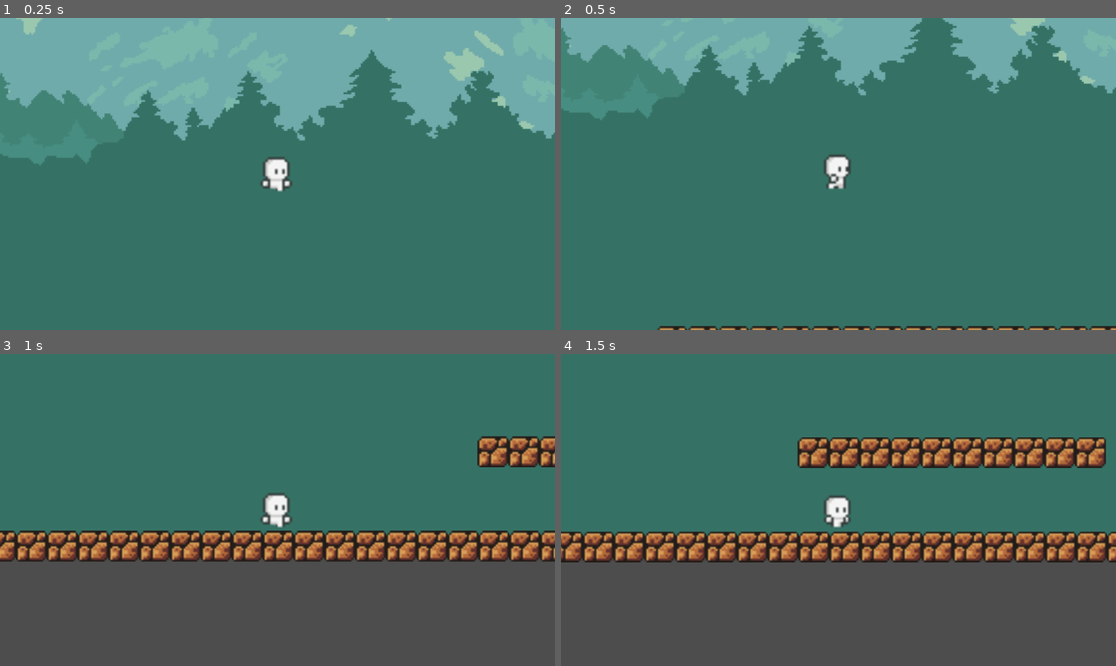
Above: before the commit, frames 1-4 (two rows, left to right).
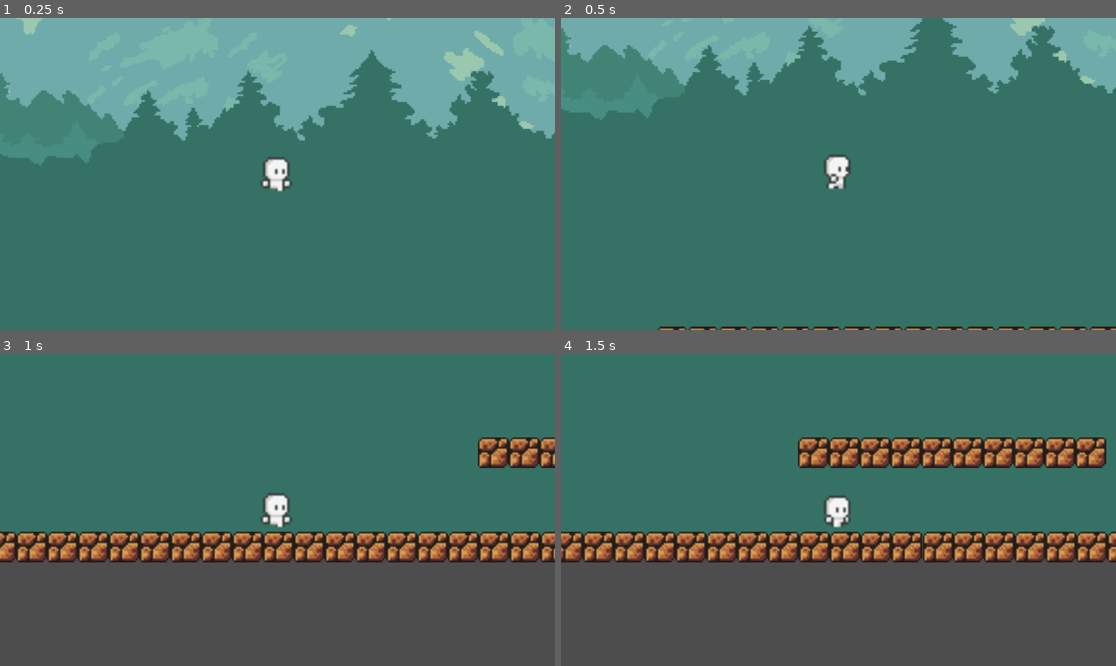
Above: after the commit, the same moments.

Repository: RKLGameDev/RKLGameDev
Game: Godot game, scene res://world.tscn
Same seed, same stepped clock (60 frames per second), same inputs: the game is played once before the commit and once after it.
Inputs:
- Up to frame 1 (0.25 s): no input
- Up to frame 2 (0.5 s): no input
- Up to frame 3 (1 s): tap Enter (ui_accept) at 0.5, 0.77 s; hold Right (ui_right) from 0.53 s (still down)
- Up to frame 4 (1.5 s): keep holding Right (ui_right)

Frame 1 is identical in both runs. In frame 2, 0.4% of the frame differs, in the area x 17-100%, y 98-100%; in frame 3, 2.2%, in the area x 0-100%, y 26-67%; in frame 4, 0.1%.

Commit message:
Little Player Edits(round collision)

Diff:
--- a/firstplatformer/Player.tscn
+++ b/firstplatformer/Player.tscn
@@ -1,9 +1,13 @@
-[gd_scene load_steps=28 format=3 uid="uid://cvo2xi4lyubqb"]
+[gd_scene load_steps=29 format=3 uid="uid://cvo2xi4lyubqb"]
 
 [ext_resource type="Script" uid="uid://doheoxlliff3a" path="res://player.gd" id="1_xhfnw"]
 [ext_resource type="Texture2D" uid="uid://dkxiy71awq2nh" path="res://Assets/Character/Movement/run.png" id="3_kne1u"]
 [ext_resource type="Texture2D" uid="uid://d355g8koa30wu" path="res://Assets/Character/Movement/jump.png" id="4_cxr5p"]
 [ext_resource type="Texture2D" uid="uid://cayxfkl6rvlwh" path="res://Assets/Character/Movement/walk.png" id="4_e80uo"]
+
+[sub_resource type="CapsuleShape2D" id="CapsuleShape2D_e80uo"]
+radius = 29.0
+height = 74.0
 
 [sub_resource type="AtlasTexture" id="AtlasTexture_itxgx"]
 atlas = ExtResource("4_cxr5p")
@@ -184,18 +188,18 @@
 physics_interpolation_mode = 1
 collision_layer = 255
 collision_mask = 255
-floor_max_angle = 1.5708
+floor_max_angle = 1.31947
 floor_snap_length = 0.0
 platform_wall_layers = 255
 safe_margin = 5.0
 script = ExtResource("1_xhfnw")
 metadata/_edit_lock_ = true
 
-[node name="CollisionPolygon2D" type="CollisionPolygon2D" parent="."]
+[node name="CollisionPolygon2D" type="CollisionShape2D" parent="."]
 z_index = 2
 y_sort_enabled = true
-position = Vector2(-252, -172)
-polygon = PackedVector2Array(232, 211, 226, 150, 251, 143, 274, 150, 268, 211)
+position = Vector2(-2, 2)
+shape = SubResource("CapsuleShape2D_e80uo")
 one_way_collision_margin = 2.0
 
 [node name="AnimatedSprite2D" type="AnimatedSprite2D" parent="."]
--- a/firstplatformer/world.tscn
+++ b/firstplatformer/world.tscn
@@ -5,6 +5,7 @@
 [ext_resource type="PackedScene" uid="uid://cqcbfr3hsl55y" path="res://Ground1.tscn" id="5_036b0"]
 
 [node name="World2" type="Node2D"]
+position = Vector2(0, -1)
 
 [node name="Sprite2D" type="Sprite2D" parent="."]
 position = Vector2(2983, -808)
@@ -83,7 +84,7 @@
 position = Vector2(1303, 560)
 
 [node name="Ground22" parent="StaticGround" instance=ExtResource("5_036b0")]
-position = Vector2(1367, 560)
+position = Vector2(1368, 560)
 
 [node name="Ground23" parent="StaticGround" instance=ExtResource("5_036b0")]
 position = Vector2(1495, 560)
